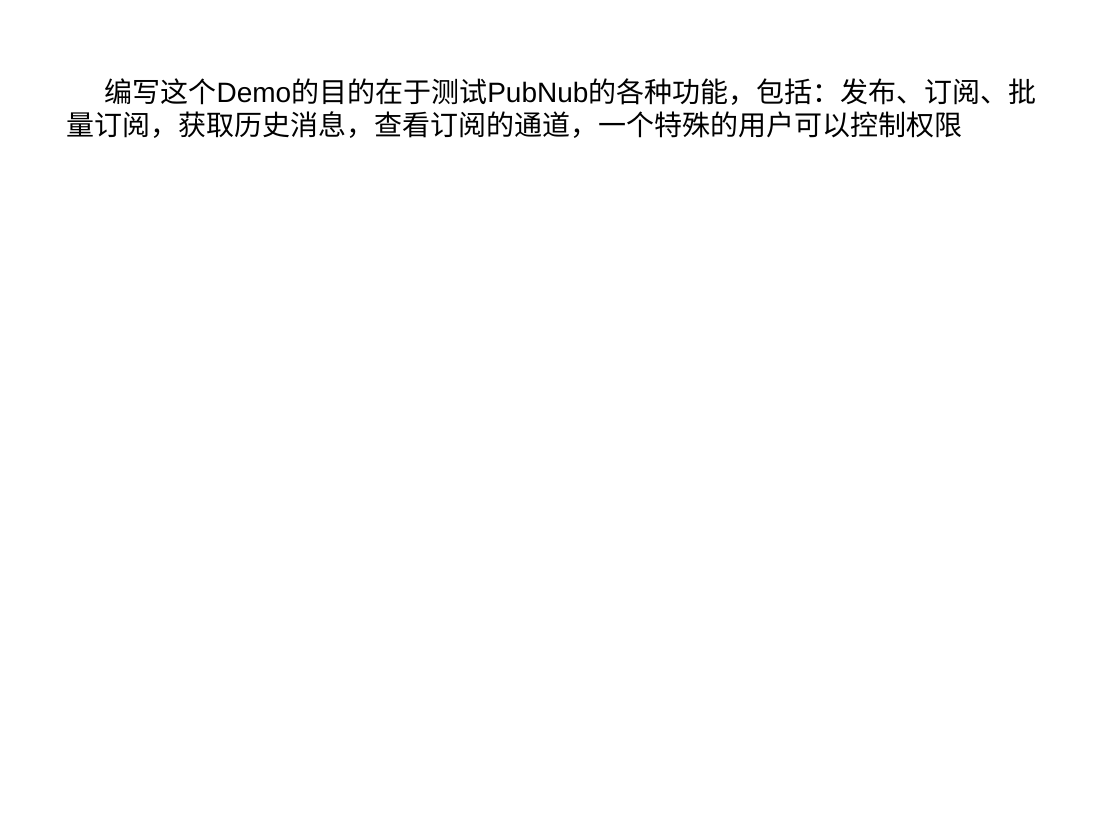
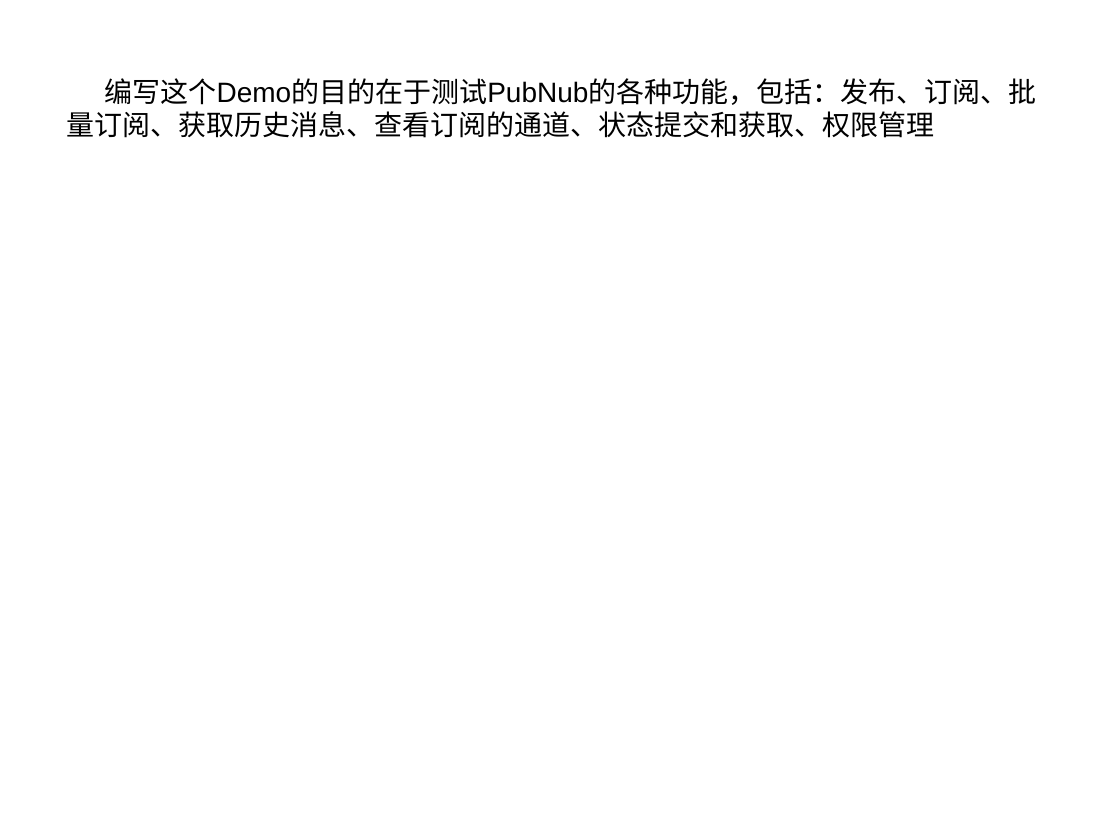
Before and after one commit to leizhiheng/PubNubTutorialDemo, a slide deck: slide 2 of PubNub Demo 模型描述.ppt. Drawn at 1120x840 pixels with LibreOffice and Linux fonts; fonts in the diff are those of the drawing. Boxes give left, top, right and bottom in pixels: in the first picture for what was removed or moved away, otherwise in the second. Text is boxed around its words. In the diff, an @@ line names an element or a change of style, - is before the commit and + after.

```diff
--- a/PubNub Demo 模型描述.ppt
+++ b/PubNub Demo 模型描述.ppt
@@ text at (67, 78, 1037, 138): text changed @@
-编写这个Demo的目的在于测试PubNub的各种功能，包括：发布、订阅、批量订阅，获取历史消息，查看订阅的通道，一个特殊的用户可以控制权限
+编写这个Demo的目的在于测试PubNub的各种功能，包括：发布、订阅、批量订阅、获取历史消息、查看订阅的通道、状态提交和获取、权限管理
```
Also in this commit, not shown: 5 other slides changed, 4 other files.
